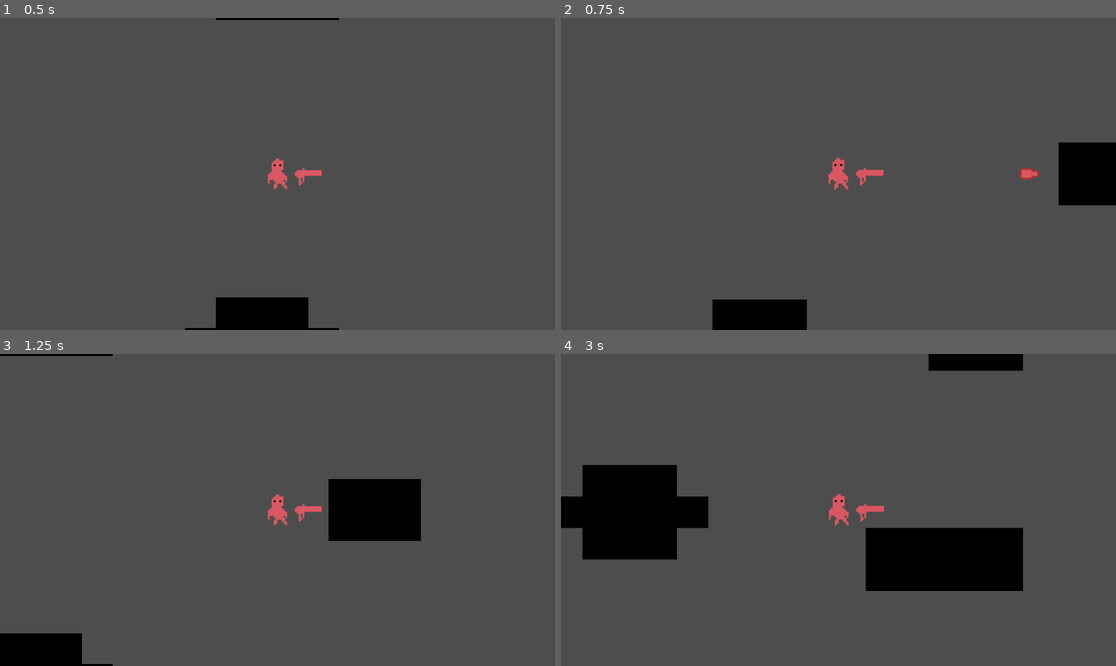
Above: before the commit, frames 1-4 (two rows, left to right).
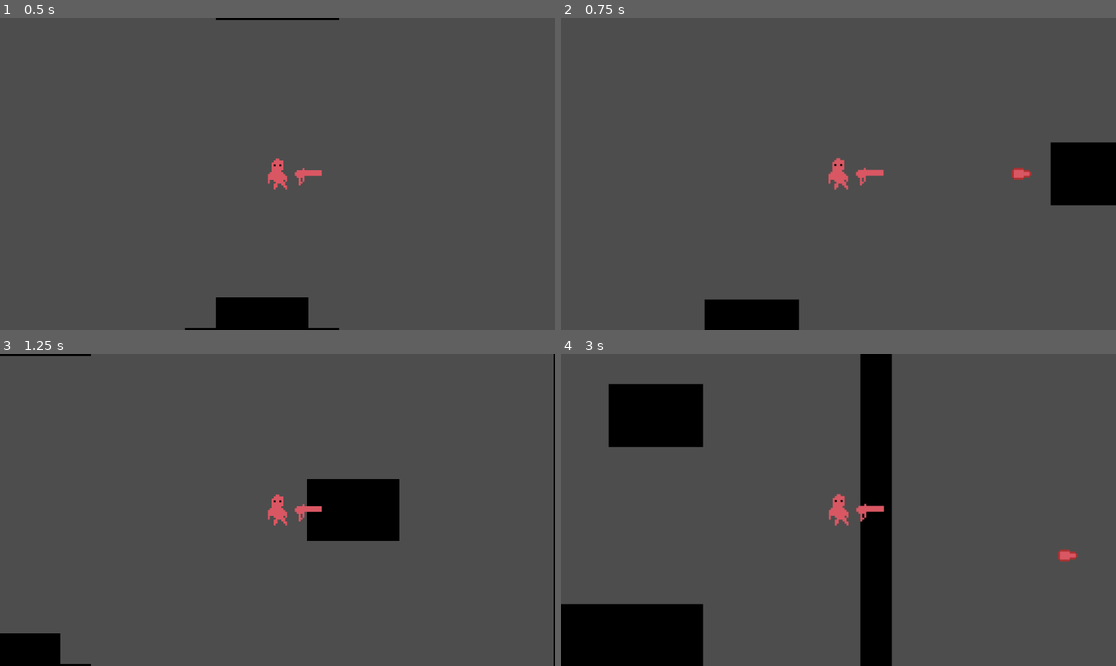
Above: after the commit, the same moments.

Repository: ExistantHumanX3/DeepFeats
Game: Godot game, scene res://scenes/game.tscn
Same seed, same stepped clock (60 frames per second), same inputs: the game is played once before the commit and once after it.
Inputs (mouse positions are in pixels of both pictures, inside the frame that each line leads up to):
- Up to frame 1 (0.5 s): no input
- Up to frame 2 (0.75 s): tap Enter at 0.5 s; move the mouse to (960, 158) at 0.52 s; hold D (move_right) from 0.53 s (still down); click (960, 158) at 0.6 s
- Up to frame 3 (1.25 s): keep holding D (move_right)
- Up to frame 4 (3 s): move the mouse to (727, 525) at 1.27 s; release D (move_right) at 1.28 s; hold S (move_down) 1.28-2.03 s; tap Shift (dash) at 1.35 s; click (727, 525) at 1.55 s; move the mouse to (894, 441) at 2.02 s; hold D (move_right) 2.03-2.78 s; click (894, 441) at 2.1 s; move the mouse to (810, 572) at 2.77 s; hold W (move_up) from 2.78 s (still down); click (810, 572) at 2.85 s

Frame 1 is identical in both runs. In frame 2, 0.7% of the frame differs, in the area x 25-90%, y 39-100%; in frame 3, 2.2%; in frame 4, 25%, in the area x 0-94%, y 0-100%.

Commit message:
gave knockback its own stat instead of being tied to movespeed

Diff:
--- a/bvn-game-jam/scripts/character_body_2d.gd
+++ b/bvn-game-jam/scripts/character_body_2d.gd
@@ -58,12 +58,12 @@
 		kb_vector = lerp(kb_vector, Vector2(0, 0), 0.05)
 
 
+	# Apply speed separately from knockback
+	move_vector *= SPEED
 	# Apply knockback
 	move_vector -= kb_vector
 
-	# Fixes the knockback
-	# issue was the velocity was set before the knockback was applied
-	velocity = move_vector * SPEED
+	velocity = move_vector
 
 
 
--- a/bvn-game-jam/scripts/gun_pivot.gd
+++ b/bvn-game-jam/scripts/gun_pivot.gd
@@ -6,6 +6,7 @@
 @onready var shoot_sound: AudioStreamPlayer2D = $ShootSound
 
 var canShoot = true;
+const recoilStrength = 100
 
 @export var Bullet : PackedScene = preload("res://prefabs/player_bullet.tscn")
 @onready var game: Node2D = $"../../GameController"
@@ -29,7 +30,7 @@
 	get_tree().root.add_child(b)
 	b.transform = $Gun/BulletFrom.global_transform
 
-	get_parent().knockback($Gun/BulletFrom.global_position - get_parent().global_position)
+	get_parent().knockback(recoilStrength*($Gun/BulletFrom.global_position - get_parent().global_position))
 
 	shoot_sound.play()
 
